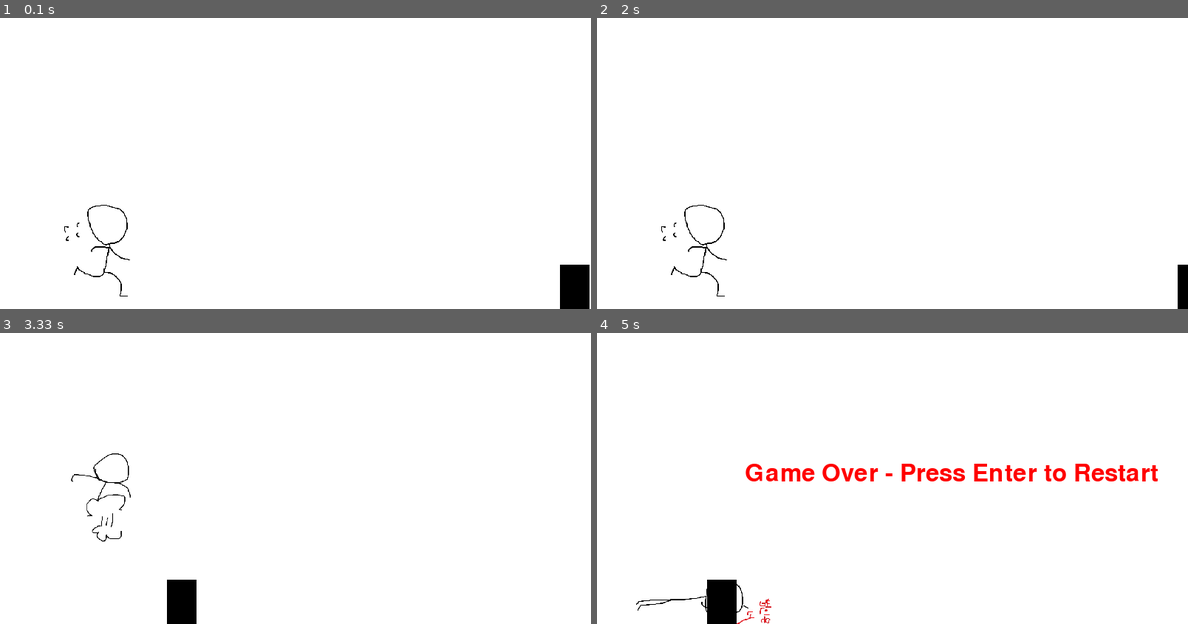
Above: before the commit, frames 1-4 (two rows, left to right).
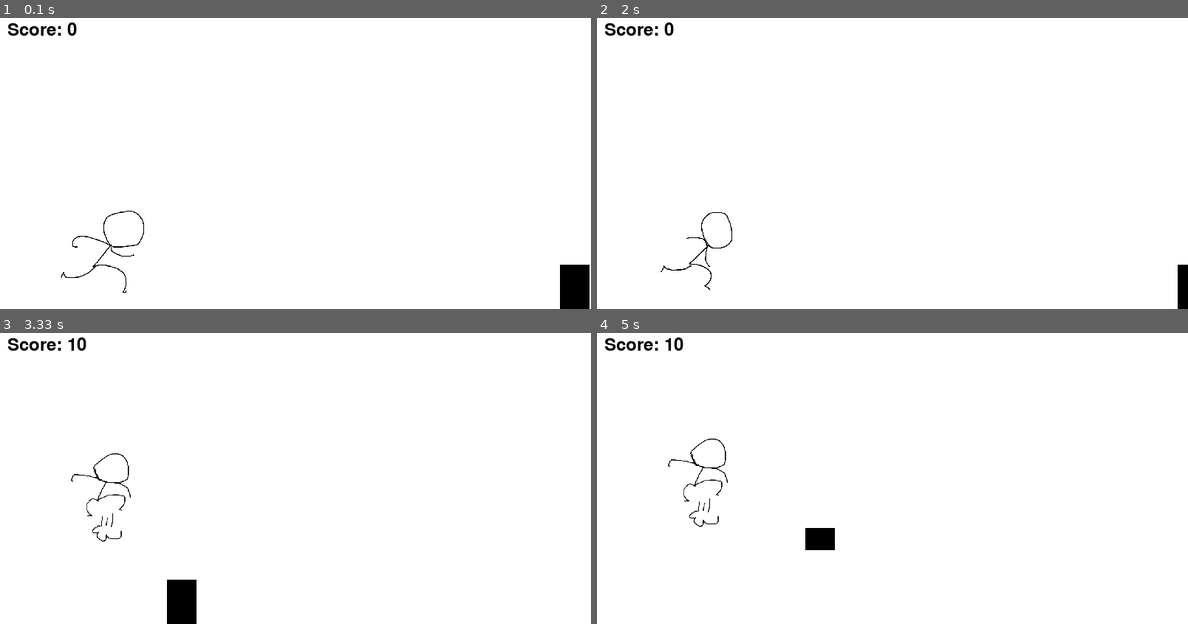
Above: after the commit, the same moments.

Repository: solremifa/pygame
Game: pygame game, started from dino.py
Two runs of this game, one before a commit and one after it. Both use one fixed random seed, a clock stepped at 60 frames per second and the inputs below.
Inputs:
- Up to frame 1 (0.1 s): no input
- Up to frame 2 (2 s): hold Up 0.33-0.8 s; hold Down 0.83-1.13 s; hold Up 1.17-1.53 s; hold Down 1.57-1.93 s; tap Enter at 1.97 s
- Up to frame 3 (3.33 s): hold Up 2.3-2.6 s; hold Up from 2.97 s (still down)
- Up to frame 4 (5 s): release Up at 3.33 s; hold Up 3.77-4.07 s; tap Space at 4.1 s; hold Up from 4.77 s (still down)

The runs differ from the first frame. In frame 1, 0.7% of the frame differs, in the area x 1-25%, y 1-96%; in frame 2, 0.6%; in frame 3, 0.3%; in frame 4, 3.7%, in the area x 1-95%, y 1-100%.

Commit message:
dino v_2.6.0 level system

Diff:
--- a/dino.py
+++ b/dino.py
@@ -11,8 +11,16 @@
 WHITE = (255, 255, 255)
 
 # 이미지 불러오기 및 크기 조정
-char_run_img = pygame.image.load('dino_assets/char_run.png')
-char_run_img = pygame.transform.scale(char_run_img, (200, 200))
+# char_run1_img = pygame.image.load('dino_assets/char_run1.png')
+# char_run1_img = pygame.transform.scale(char_run1_img, (200, 200))
+
+run_frames = [
+    pygame.transform.scale(pygame.image.load('dino_assets/run_1.png'), (200, 200)),
+    pygame.transform.scale(pygame.image.load('dino_assets/run_2.png'), (200, 200)),
+    pygame.transform.scale(pygame.image.load('dino_assets/run_3.png'), (200, 200)),
+    pygame.transform.scale(pygame.image.load('dino_assets/run_4.png'), (200, 200)),
+    pygame.transform.scale(pygame.image.load('dino_assets/run_5.png'), (200, 200))
+]
 
 char_jump_img = pygame.image.load('dino_assets/char_jump.png')
 char_jump_img = pygame.transform.scale(char_jump_img, (200, 200))
@@ -22,6 +30,10 @@
 
 char_dead_img = pygame.image.load('dino_assets/char_dead.png')
 char_dead_img = pygame.transform.scale(char_dead_img, (200, 200))
+
+frame_index = 0
+frame_timer = 0
+frame_interval = 7
 
 # 공룡 위치(논리적 위치 기준)
 dino = pygame.Rect(50, HEIGHT - 60, 60, 60)
@@ -42,7 +54,9 @@
 
 # 게임 상태 설정
 is_game_over = False
-
+score = 0
+level = 1
+frame_count = 0
 
 # 점프 관련 변수
 gravity = 1
@@ -87,7 +101,7 @@
     elif is_game_over:
         active_img = char_dead_img
     else:
-        active_img = char_run_img
+        active_img = run_frames[frame_index]
 
     draw_y = dino.y - active_img.get_height() + dino.height + 20
     screen.blit(active_img, (dino.x, draw_y))
@@ -127,7 +141,7 @@
     # 7. 충돌시 게임 멈춤
     if is_game_over:
         font = pygame.font.SysFont(None, 48)
-        text = font.render("Game Over - Press Enter to Restart", True, (255, 0, 0))
+        text = font.render("Game Over - Press Any key to Restart", True, (255, 0, 0))
         screen.fill(WHITE)
         screen.blit(char_dead_img, (dino.x, draw_y))
         pygame.draw.rect(screen, (0, 0, 0), obstacle)
@@ -140,7 +154,7 @@
                 if event.type == pygame.QUIT:
                     running = False
                     waiting = False
-                elif event.type == pygame.KEYDOWN and event.key == pygame.K_RETURN:
+                elif event.type == pygame.KEYDOWN: #and event.key == pygame.K_RETURN:
                     dino.y = HEIGHT - 60
                     is_jumping = False
                     is_sliding = False
@@ -148,6 +162,36 @@
                     obstacle_type, obstacle, obstacle_hitbox = create_obstacle()
                     is_game_over = False
                     waiting = False
+                    score = 0
+                    level = 1
+                    frame_count = 0
+                    frame_interval = 8
+                    obstacle_speed = 7
+
+
+    # 점수 시스템
+    frame_count += 1
+    if frame_count % 60 == 0:  # 1초당 1점 (FPS = 60 기준)
+        score += 10
+
+    # 레벨업 조건
+        if score % 100 == 0:
+            level += 1
+            obstacle_speed += 2
+            frame_interval -= 1
+            if frame_interval <= 4:
+                frame_interval = 4
+            print(f"LEVEL UP! Speed: {obstacle_speed}")
+
+    frame_timer += 1
+    if frame_timer >= frame_interval:
+        frame_index = (frame_index + 1) % len(run_frames)
+        frame_timer = 0
+
+
+    score_font = pygame.font.SysFont(None, 36)
+    score_text = score_font.render(f"Score: {score}", True, (0, 0, 0))
+    screen.blit(score_text, (10, 10))
 
     pygame.display.flip()
     clock.tick(60)
Binary file added: dino_assets/run_1.png
Binary file added: dino_assets/run_2.png
Binary file added: dino_assets/run_3.png
Binary file added: dino_assets/run_4.png
Binary file added: dino_assets/run_5.png
